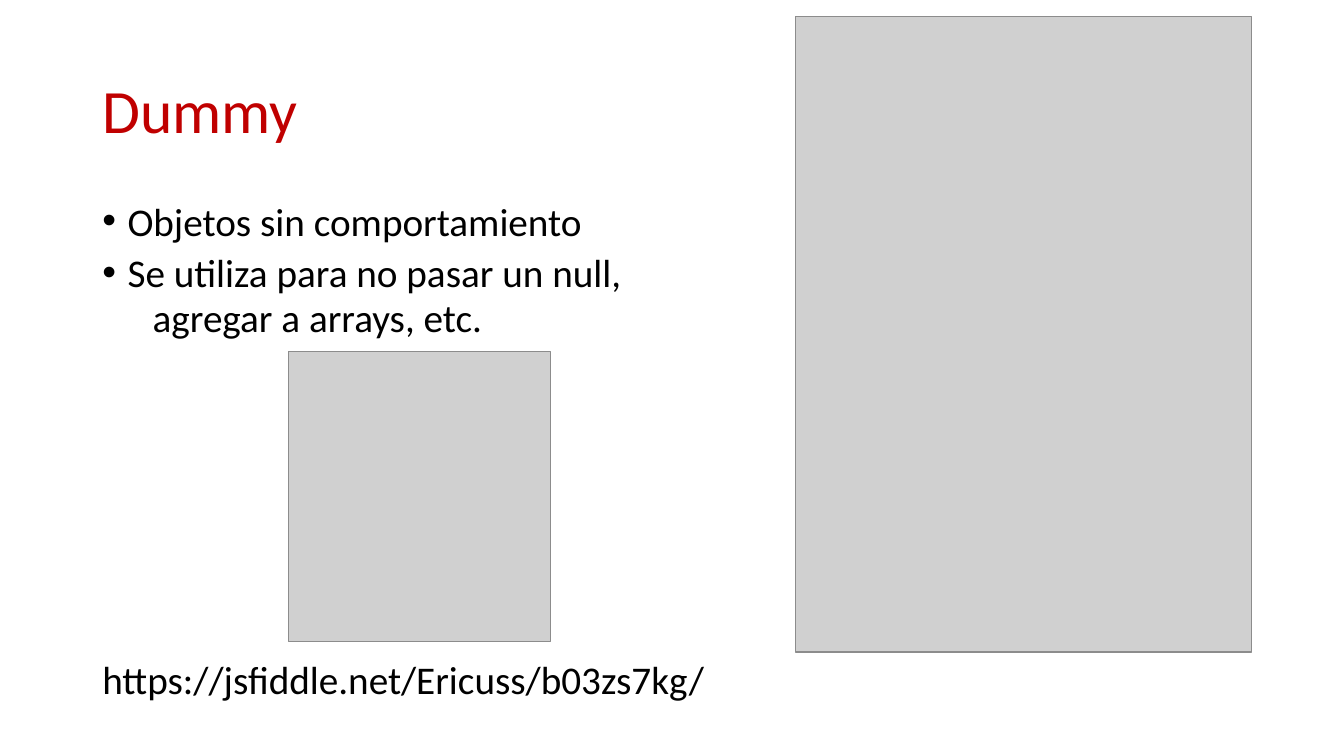
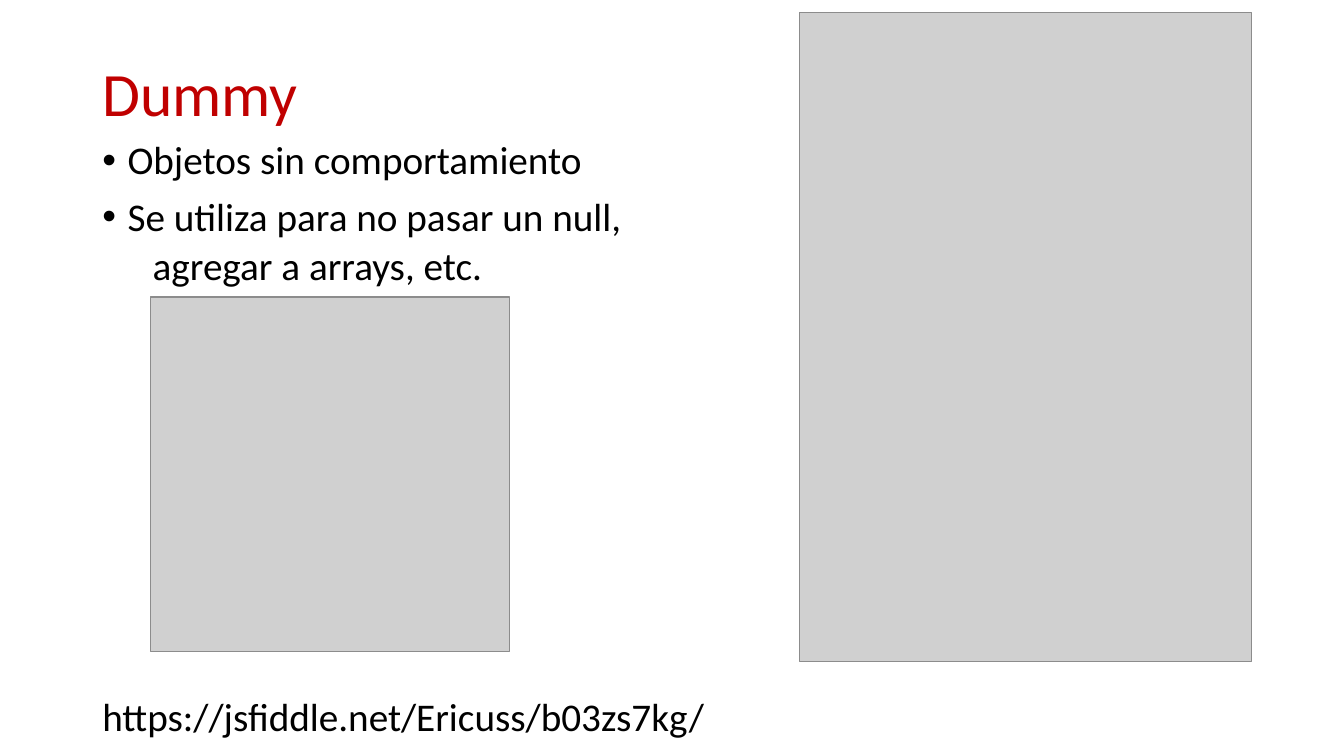
Before and after one commit to ericuss/TDD-Miercolex-Tokiota, a slide deck: slide 6 of Documentacion/jasmine.pptx. Drawn at 1344x756 pixels with LibreOffice and Linux fonts; fonts in the diff are those of the drawing; grey boxes stand for pictures; background and template pictures are left out. Boxes give left, top, right and bottom in pixels: in the first picture for what was removed or moved away, otherwise in the second. Text is boxed around its words. In the diff, an @@ line names an element or a change of style, - is before the commit and + after.

```diff
--- a/Documentacion/jasmine.pptx
+++ b/Documentacion/jasmine.pptx
@@ picture resized from (x1=797, y1=16, x2=1252, y2=651) to (x1=800, y1=12, x2=1252, y2=661) @@
@@ title "Dummy" moved from (x1=102, y1=93, x2=297, y2=143) to (x1=102, y1=76, x2=297, y2=126) @@
@@ text "Objetos sin comportamiento" moved from (x1=102, y1=208, x2=704, y2=701) to (x1=102, y1=146, x2=704, y2=738) @@
@@ text "Objetos sin comportamiento" at (x1=102, y1=146, x2=704, y2=738): line spacing 0.8 to 0.9 @@
@@ picture added at (x1=151, y1=297, x2=510, y2=652) @@
@@ picture removed at (x1=288, y1=352, x2=549, y2=642) @@
```
Also in this commit, not shown: 3 other slides changed, 4 other files.
